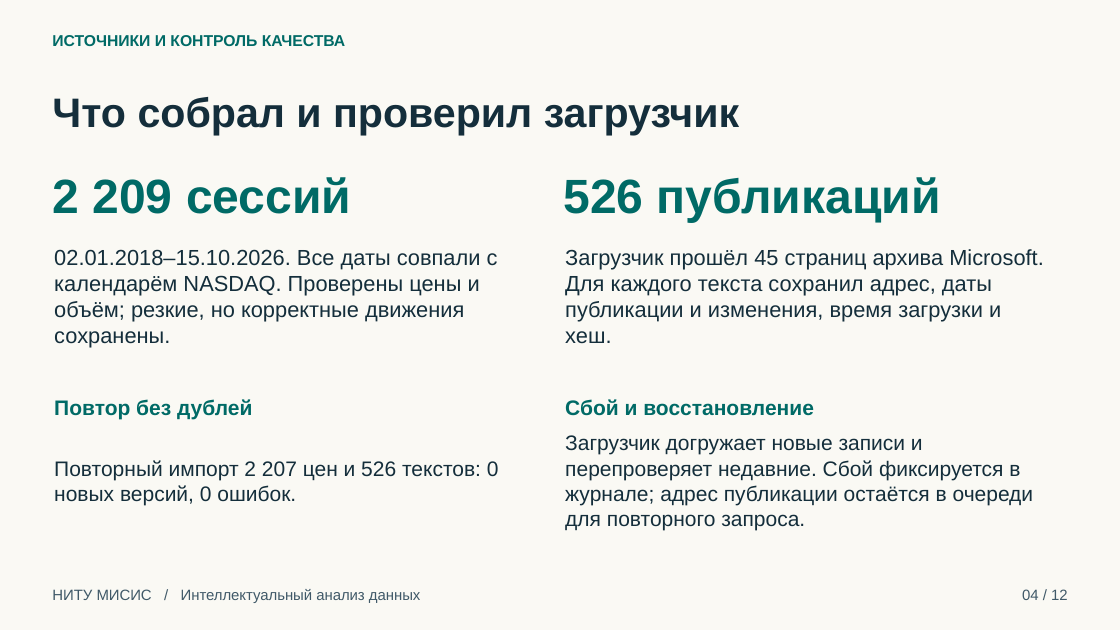
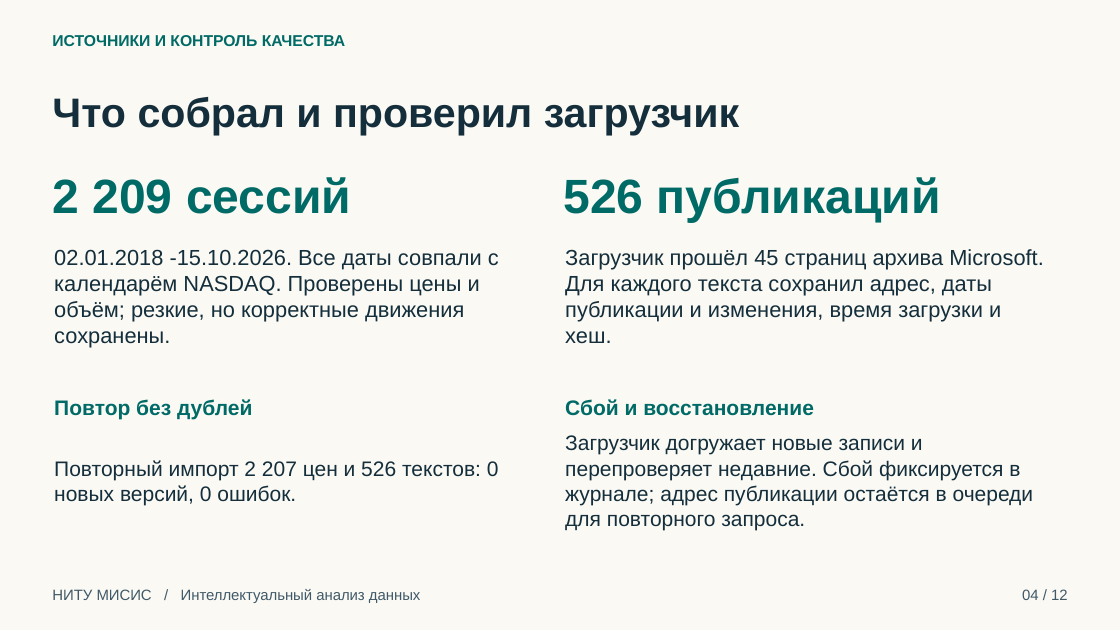
Before and after one commit to PolovinkaVA/iad-stock-market, a slide deck: slide 4 of reports/Презентация_ИАД_MSFT_Половинка_ВА.pptx. Drawn at 1120x630 pixels with LibreOffice and Linux fonts; fonts in the diff are those of the drawing. Boxes give left, top, right and bottom in pixels: in the first picture for what was removed or moved away, otherwise in the second. Text is boxed around its words. In the diff, an @@ line names an element or a change of style, - is before the commit and + after.

```diff
--- a/reports/Презентация_ИАД_MSFT_Половинка_ВА.pptx
+++ b/reports/Презентация_ИАД_MSFT_Половинка_ВА.pptx
@@ text at [54, 249, 499, 348]: text changed @@
-02.01.2018–15.10.2026. Все даты совпали с календарём NASDAQ. Проверены цены и объём; резкие, но корректные движения сохранены.
+02.01.2018 -15.10.2026. Все даты совпали с календарём NASDAQ. Проверены цены и объём; резкие, но корректные движения сохранены.
```
Also in this commit, not shown: 4 other slides changed, 4 other files.
